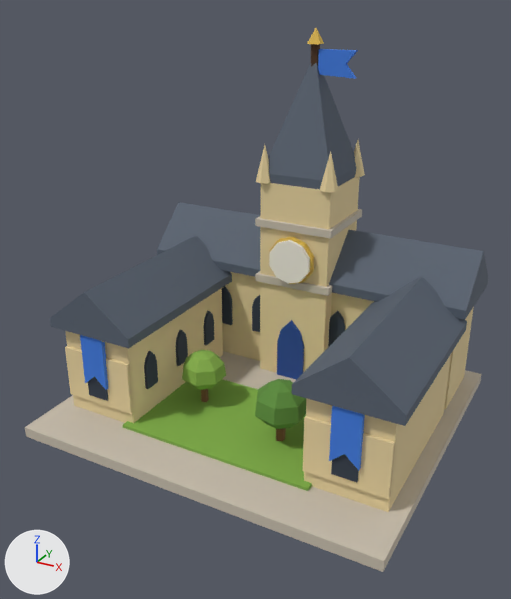
An edit to the glTF model public/models/bld_university.glb, drawn before and after from the same camera.
Camera for both pictures: a 50 mm lens placed at (0.387, -0.738, 0.527), pointed at (-0.001, -0.034, 0.175). Every picture has the same lights, and +X, +Y and +Z are marked at lower left. The older version comes first. Vertices at exactly the same position are counted once.

In view in the first picture: 'bld_university'.
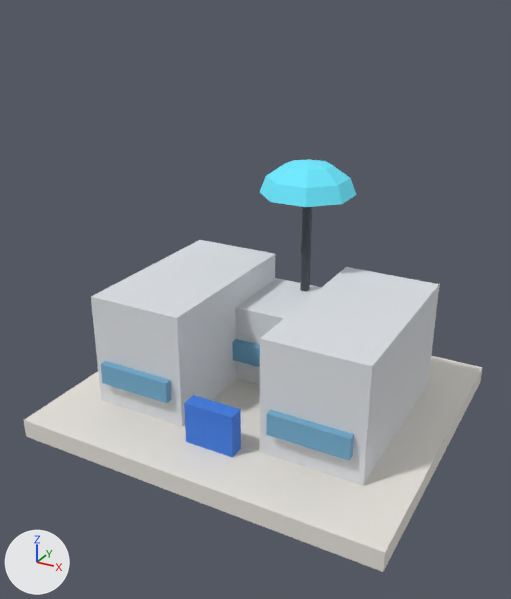
Where the change shows, as pixel boxes [x1, y1, x2, y2] in the pictures (511 x 599 px):
'bld_university', reshaped (24% shorter): before [25, 28, 488, 572]; after [24, 159, 482, 572]
part 1 of me_bld_university, added: after [91, 240, 275, 426]
part 2 of me_bld_university, added: after [260, 267, 439, 486]
part 3 of me_bld_university, added: after [236, 278, 321, 385]
part 4 of me_bld_university, added (blue): after [101, 361, 172, 403]
part 5 of me_bld_university, added (blue): after [266, 410, 354, 460]
part 6 of me_bld_university, added (blue): after [232, 339, 260, 367]
part 7 of me_bld_university, added: after [300, 207, 312, 292]
part 8 of me_bld_university, added (blue): after [184, 395, 241, 457]
part 9 of me_bld_university, added: after [260, 159, 356, 207]
part 10 of me_bld_university, deleted: before [50, 28, 488, 512]
part 11 of me_bld_university, reshaped: before [25, 63, 481, 572]; after [24, 356, 482, 572]

The change, as a list of edits to the scene's bpy script:
```text
Change me_bld_university:
    remove me_bld_university.from_pydata(...)  # 545 vertices, 902 faces; spans x -0.24..0.24, y -0.21..0.21, z 0.0..0.483
    remove me_bld_university.materials.append(mat_city_stone)  # light grey #c9bfae
    remove me_bld_university.materials.append(mat_city_grass)  # green #7fae45
    remove me_bld_university.materials.append(mat_city_sandstone)  # beige #e8d3a0
    remove me_bld_university.materials.append(mat_city_roof_slate)  # greyish blue #57616f
    remove me_bld_university.materials.append(mat_city_window)  # dark blue #2e3947
    add me_bld_university.from_pydata(...)  # 99 vertices, 158 faces; spans x -0.24..0.24, y -0.21..0.21, z 0.0..0.32
    me_bld_university part 1: a new loose piece, a box spanning x -0.185..-0.055, y -0.125..0.125, z 0.025..0.175, in mat_city_concrete_light (light grey #dde0e4)
    me_bld_university part 2: a new loose piece, a box spanning x 0.055..0.185, y -0.125..0.125, z 0.025..0.175, in mat_city_concrete_light (light grey #dde0e4)
    me_bld_university part 3: a new loose piece, a box spanning x -0.075..0.075, y 0.01..0.13, z 0.025..0.135, in mat_city_concrete_light (light grey #dde0e4)
    me_bld_university part 4: a new loose piece, a box spanning x -0.1707..-0.0693, y -0.135..-0.125, z 0.06..0.088, in mat_city_glass (blue #6fa8c9)
    me_bld_university part 5: a new loose piece, a box spanning x 0.0693..0.1707, y -0.135..-0.125, z 0.06..0.088, in mat_city_glass (blue #6fa8c9)
    me_bld_university part 6: a new loose piece, a box spanning x -0.0585..0.0585, y 0.0..0.01, z 0.06..0.088, in mat_city_glass (blue #6fa8c9)
    me_bld_university part 7: a new loose piece, a 5-sided cylinder along z spanning x -0.007..0.006, y 0.103..0.117, z 0.135..0.275, in mat_city_iron (dark grey #454a53)
    me_bld_university part 8: a new loose piece, a box spanning x -0.032..0.032, y -0.15..-0.13, z 0.025..0.08, in mat_team (blue #3d7be0)
    me_bld_university part 9: a new loose piece of 25 vertices spanning x -0.06..0.06, y 0.05..0.17, z 0.275..0.32, in mat_city_cryo (cyan #5fd4e8, glowing dark cyan #2f717c)
    me_bld_university part 10: 44 loose pieces with 520 vertices, spanning x -0.232..0.232, y -0.152..0.202, z 0.014..0.483, are deleted
    me_bld_university part 11
    21 vertices are removed from x -0.24..0.24, y -0.21..0.21, z 0.014..0.454
    36 faces are deleted
    4 vertices are added at (-0.24, -0.21, 0.025), (0.24, -0.21, 0.025), (0.24, 0.21, 0.025), (-0.24, 0.21, 0.025)
    10 new faces join them, mat_city_hab_white (white #e7e3dc)
    remove me_bld_university.materials.append(mat_city_gold)  # yellow #e0b84a
    remove me_bld_university.materials.append(mat_team_dark)  # blue #244a94
    remove me_bld_university.materials.append(mat_city_clock)  # white #f4efe2
    remove me_bld_university.materials.append(mat_city_timber_dark)  # brown #4f3522
    remove me_bld_university.materials.append(mat_city_timber)  # brown #7a5534
    remove me_bld_university.materials.append(mat_city_foliage)  # green #5b8c3a
    remove me_bld_university.materials.append(mat_city_foliage_light)  # green #86b04a
    add me_bld_university.materials.append(mat_city_hab_white)  # white #e7e3dc
    add me_bld_university.materials.append(mat_city_concrete_light)  # light grey #dde0e4
    add me_bld_university.materials.append(mat_city_glass)  # blue #6fa8c9
    add me_bld_university.materials.append(mat_city_cryo)  # cyan #5fd4e8, glowing dark cyan #2f717c
```
